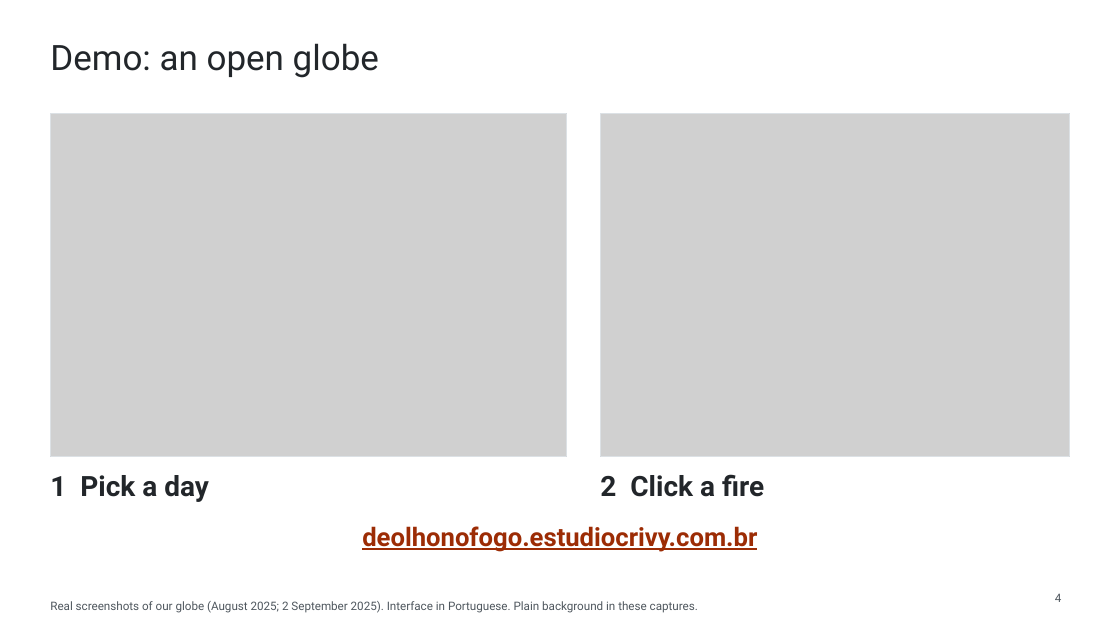
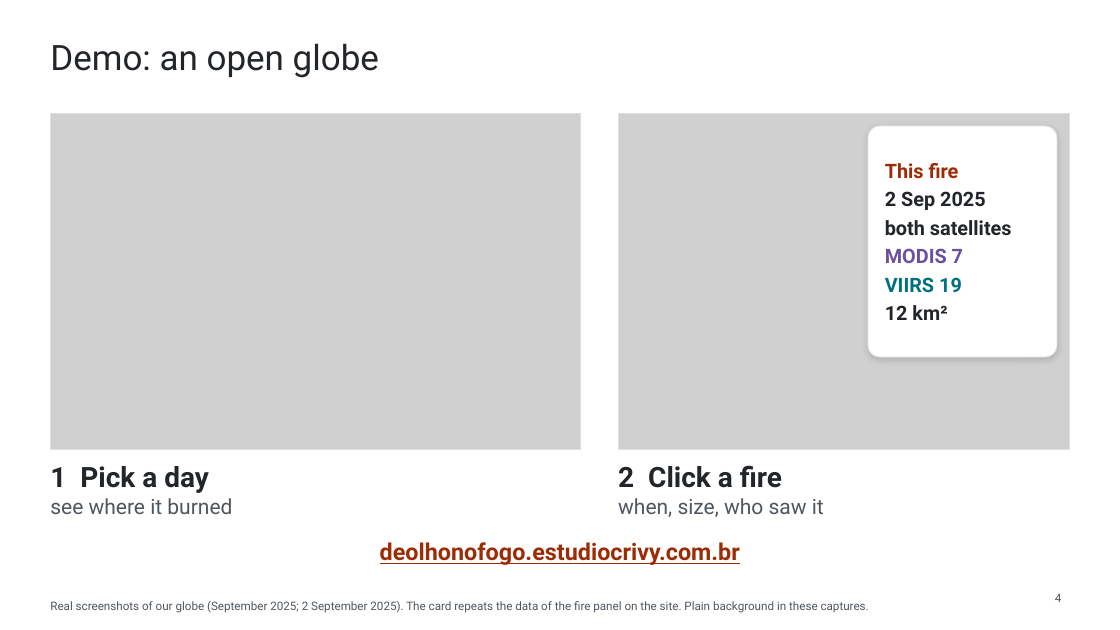
Before and after one commit to WednyFernandes/de-olho-no-fogo, a slide deck: slide 4 of public/apresentacao/de-olho-no-fogo-space-apps-2026-en.pptx. Drawn at 1120x630 pixels with LibreOffice and Linux fonts; fonts in the diff are those of the drawing; grey boxes stand for pictures. Boxes give left, top, right and bottom in pixels: in the first picture for what was removed or moved away, otherwise in the second. Text is boxed around its words. In the diff, an @@ line names an element or a change of style, - is before the commit and + after.

```diff
--- a/public/apresentacao/de-olho-no-fogo-space-apps-2026-en.pptx
+++ b/public/apresentacao/de-olho-no-fogo-space-apps-2026-en.pptx
@@ picture: place and size @@
-picture at bbox=[50, 113, 567, 456]
+picture at bbox=[50, 113, 581, 450]
@@ rectangle: place and size @@
-rectangle at bbox=[50, 113, 567, 456]
+rectangle at bbox=[50, 113, 581, 450]
@@ picture: place and size @@
-picture at bbox=[601, 113, 1070, 456]
+picture at bbox=[618, 113, 1070, 450]
@@ rectangle: place and size @@
-rectangle at bbox=[601, 113, 1070, 456]
+rectangle at bbox=[618, 113, 1070, 450]
@@ rounded rectangle added at bbox=[868, 126, 1057, 357], fill #FFFFFF, outline #DCE1E5 0.75 pt @@
@@ text added at bbox=[885, 163, 1012, 320], 17 pt, text #22262A, bold @@
+This fire
+2 Sep 2025
+both satellites
+MODIS 7
+VIIRS 19
+12 km²
@@ text "1 Pick a day": place and size @@
-text "1 Pick a day" at bbox=[50, 475, 209, 502]
+text "1 Pick a day" at bbox=[50, 466, 232, 514]
@@ text "2 Click a fire": place and size @@
-text "2 Click a fire" at bbox=[600, 474, 764, 497]
+text "2 Click a fire" at bbox=[618, 465, 824, 517]
@@ text at bbox=[50, 498, 232, 514]: paragraph added @@
+see where it burned
@@ text at bbox=[618, 498, 824, 517]: paragraph added @@
+when, size, who saw it
@@ text "deolhonofogo.estudiocrivy.com.br": place and size @@
-text "deolhonofogo.estudiocrivy.com.br" at bbox=[362, 526, 757, 552]
+text "deolhonofogo.estudiocrivy.com.br" at bbox=[380, 542, 740, 565]
@@ text "deolhonofogo.estudiocrivy.com.br" at bbox=[380, 542, 740, 565]: size 22 to 20 pt @@
@@ text at bbox=[50, 601, 869, 613]: text changed @@
-Real screenshots of our globe (August 2025; 2 September 2025). Interface in Portuguese. Plain background in these captures.
+Real screenshots of our globe (September 2025; 2 September 2025). The card repeats the data of the fire panel on the site. Plain background in these captures.
```
Also in this commit, not shown: 6 other files.
